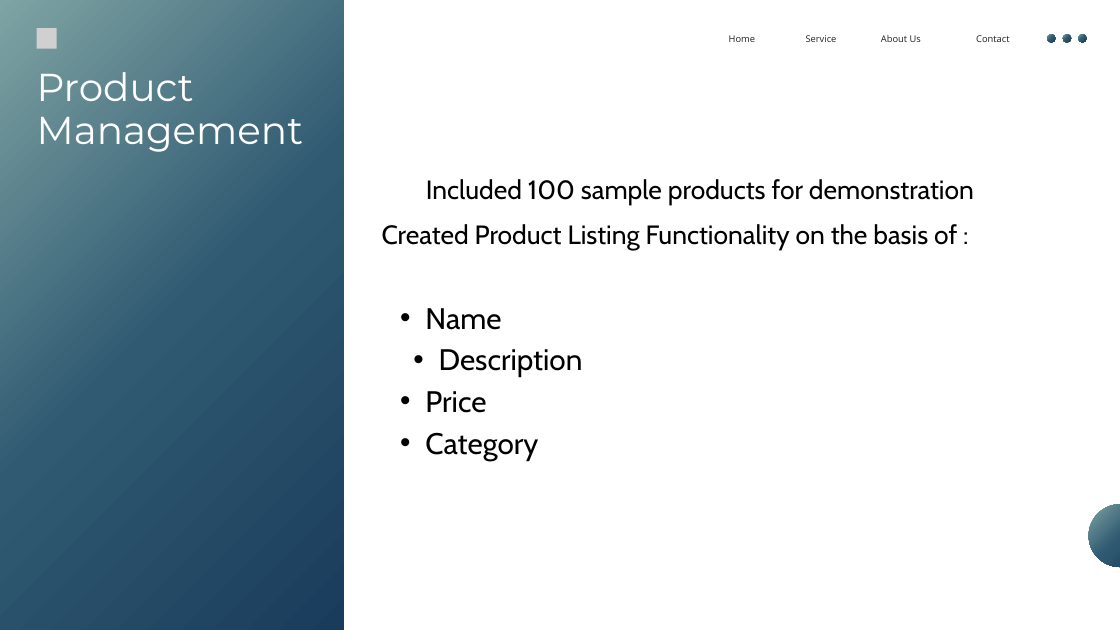
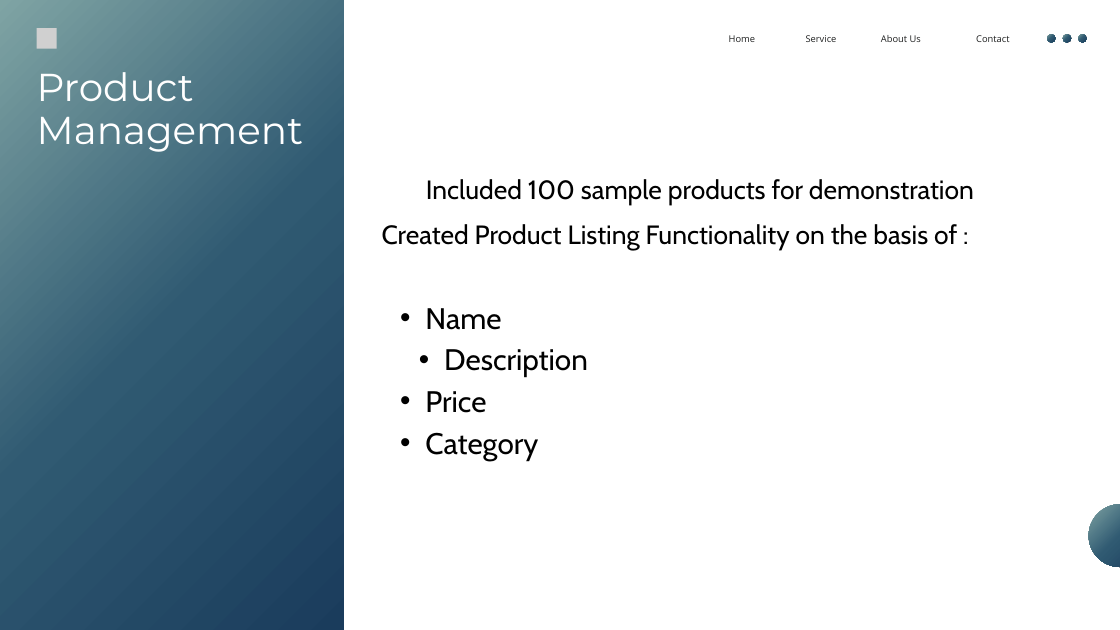
Before and after one commit to Dinesh123207/ECOM, a slide deck: slide 8 of ECOM.pptx. Drawn at 1120x630 pixels with LibreOffice and Linux fonts; fonts in the diff are those of the drawing; grey boxes stand for pictures. Boxes give left, top, right and bottom in pixels: in the first picture for what was removed or moved away, otherwise in the second. Text is boxed around its words. In the diff, an @@ line names an element or a change of style, - is before the commit and + after.

```diff
--- a/ECOM.pptx
+++ b/ECOM.pptx
@@ text "Name" rewrapped from (425,308,583,460) to (425,308,588,460) @@
```
Also in this commit, not shown: 3 other files.
